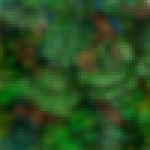
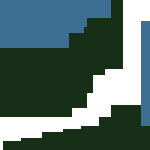
The second w=150, h=150 image is a revision of the first. Changes to its layers:
added layer "pattern testing" above "experiments" over [0, 0, 150, 150]
hid group "experiments" (9 layers) over [0, 0, 150, 150]
hid "jungle copy", painted on it over [0, 0, 150, 150]
